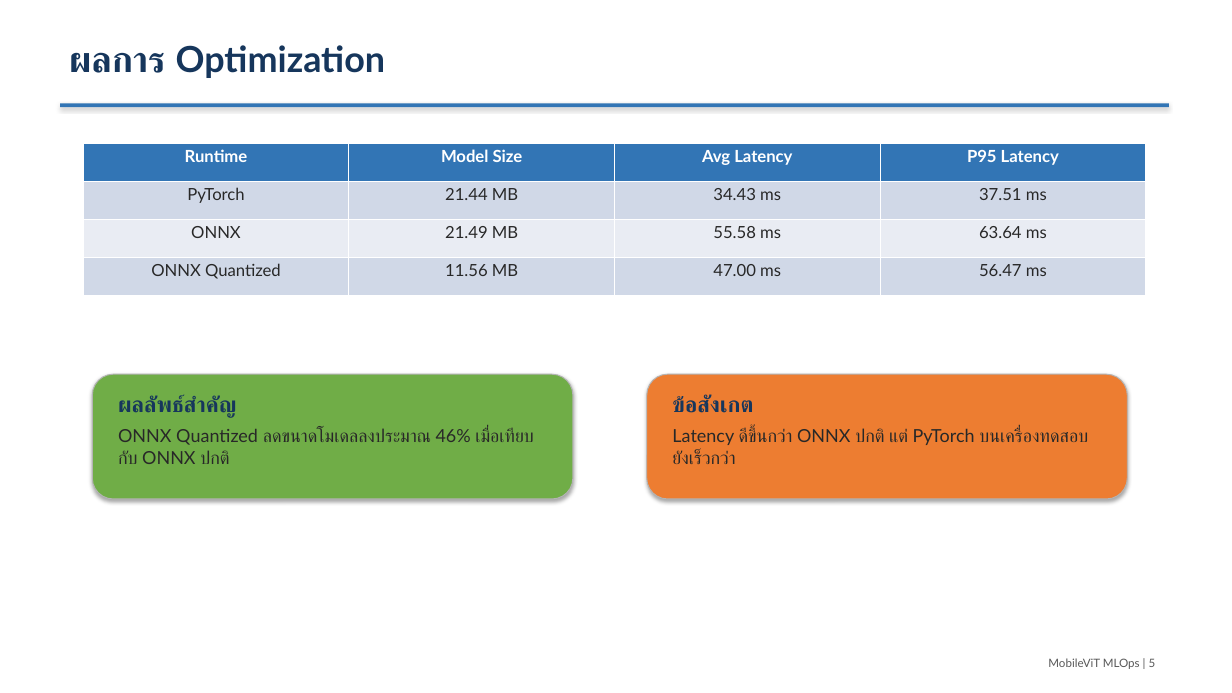
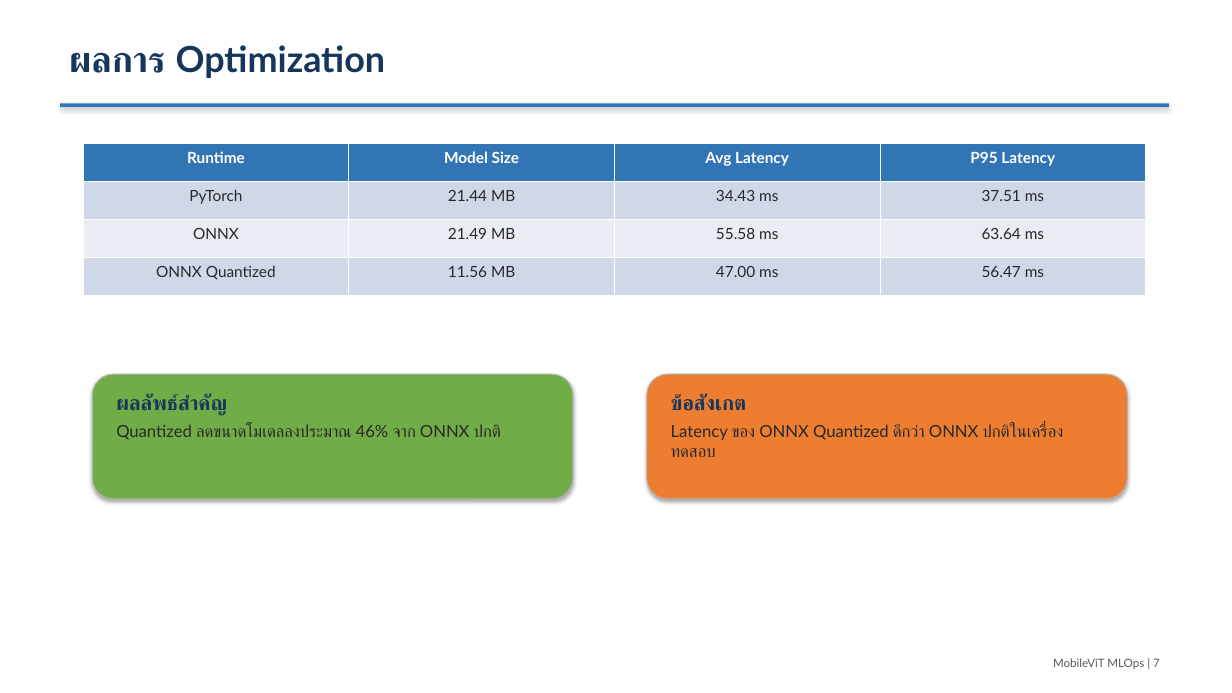
Before and after one commit to Tanasphon/AIE_MLOP_project, a slide deck: slide 7 of presentation/mobilevit_mlops_presentation.pptx (slide 5 before the commit). Drawn at 1232x693 pixels with LibreOffice and Linux fonts; fonts in the diff are those of the drawing. Boxes give left, top, right and bottom in pixels: in the first picture for what was removed or moved away, otherwise in the second. Text is boxed around its words. In the diff, an @@ line names an element or a change of style, - is before the commit and + after.

```diff
--- a/presentation/mobilevit_mlops_presentation.pptx
+++ b/presentation/mobilevit_mlops_presentation.pptx
@@ table at (83,143,1148,296) @@
@@ size 13 to 12 pt @@
@@ text at (116,394,227,416): size 17 to 16 pt in "ผลลัพธ์สำคัญ" @@
@@ text at (671,394,747,411): size 17 to 16 pt in "ข้อสังเกต" @@
@@ text at (116,425,501,440): text changed; size 14 to 13 pt @@
-ONNX Quantized ลดขนาดโมเดลลงประมาณ 46% เมื่อเทียบกับ ONNX ปกติ
+Quantized ลดขนาดโมเดลลงประมาณ 46% จาก ONNX ปกติ
@@ text at (671,424,1064,440): text changed; size 14 to 13 pt @@
-Latency ดีขึ้นกว่า ONNX ปกติ แต่ PyTorch บนเครื่องทดสอบยังเร็วกว่า
+Latency ของ ONNX Quantized ดีกว่า ONNX ปกติในเครื่องทดสอบ
@@ text at (1053,658,1160,669): text changed @@
-MobileViT MLOps | 5
+MobileViT MLOps | 7
```
Also in this commit, not shown: 9 other slides changed, 4 slides added, 1 other file.
